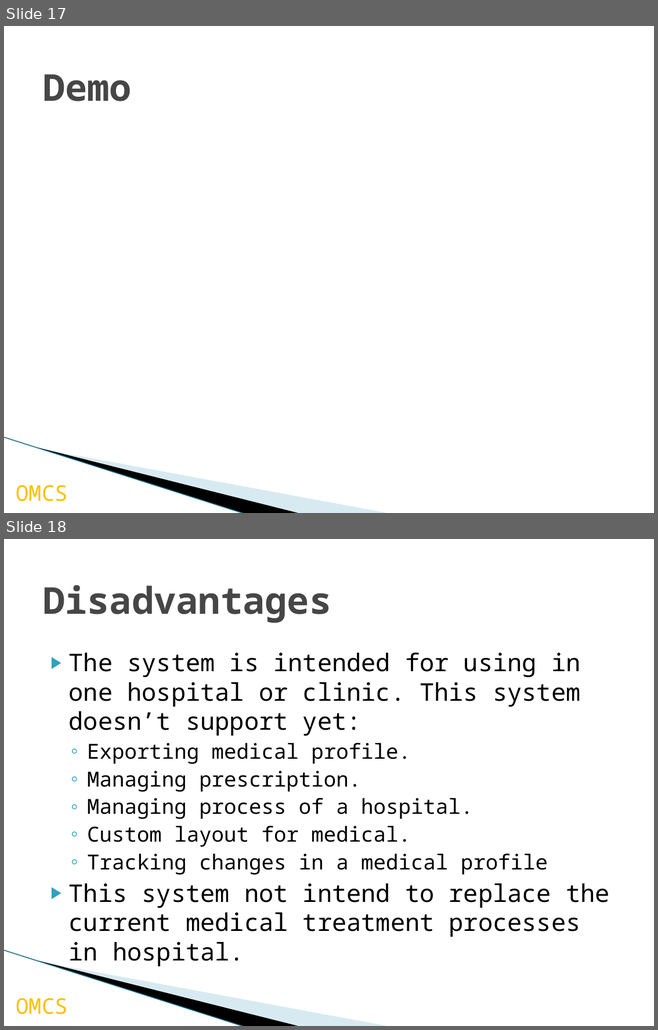
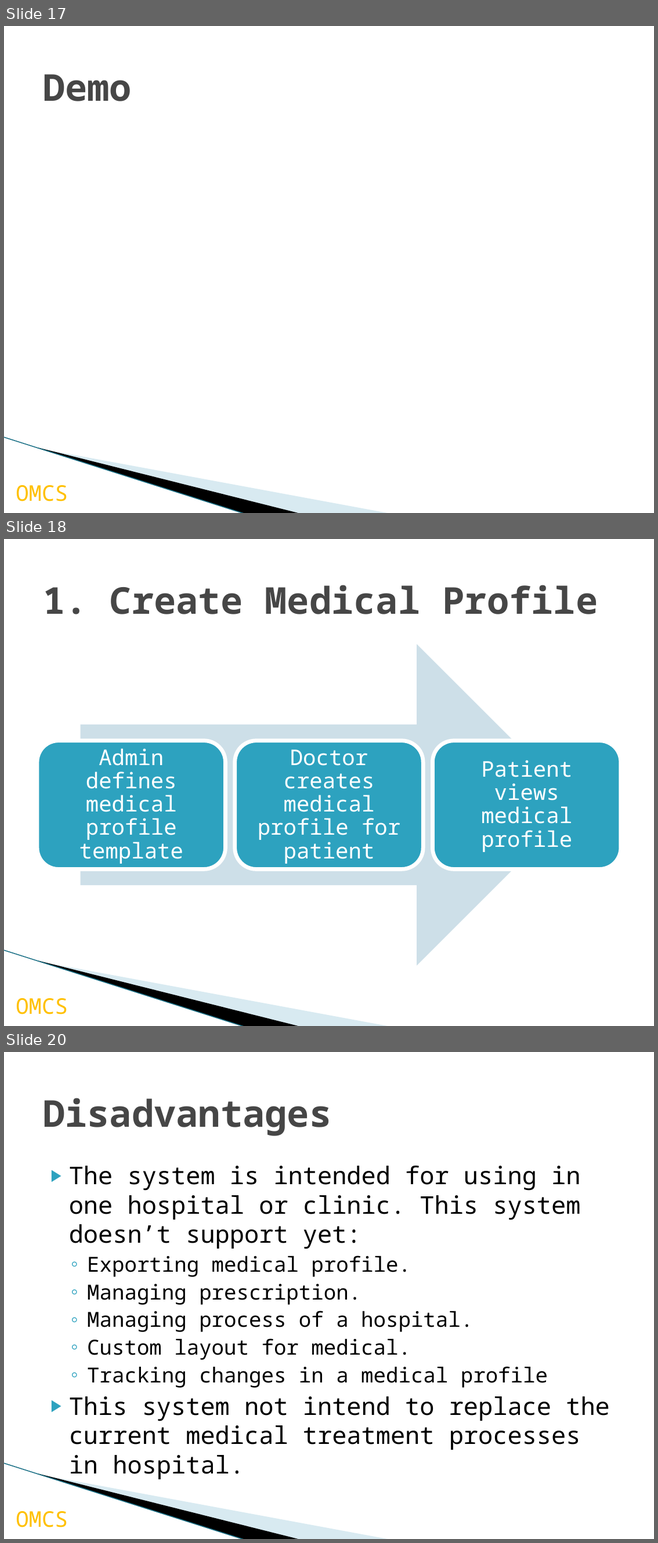
Before and after one commit to palaniellappank/online-medical-consultant-system, a slide deck: Document/OMCS_Slide.pptx. Shown one above the other, each under a label of ours: slides 17 and 18 before the commit, slides 17, 18 and 20 after it; the slides between them are not shown. The pictures are 658x1030 and 658x1543 pixels, drawn with LibreOffice and Linux fonts; fonts in the diff are those of the drawing; background and template pictures are left out. Boxes give left, top, right and bottom in pixels: in the first picture for what was removed or moved away, otherwise in the second. Text is boxed around its words. In the diff, an @@ line names an element or a change of style, - is before the commit and + after.

```diff
--- a/Document/OMCS_Slide.pptx
+++ b/Document/OMCS_Slide.pptx
@@ slide 18 added at (x1=4, y1=539, x2=654, y2=1026), background #FFFFFF; not listed: 4 template elements that a slide beside it also shows @@
@@ title added at (x1=43, y1=585, x2=598, y2=614), 41 pt, text #464646, bold @@
+1. Create Medical Profile
@@ group added at (x1=37, y1=644, x2=621, y2=966): 3 rounded rectangles, 3 texts, 1 right arrow @@
+Admin defines medical profile template
+Doctor creates medical profile for patient
+Patient views medical profile
@@ what was slide 18 is now slide 20 @@
```
Also in this commit, not shown: 4 slides changed, 1 other slide added, 2 other files.
